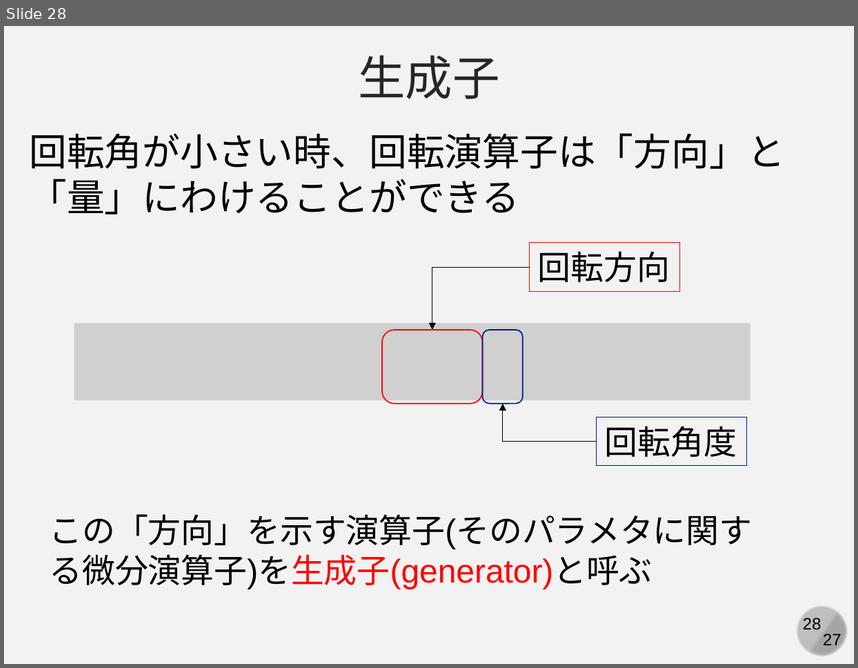
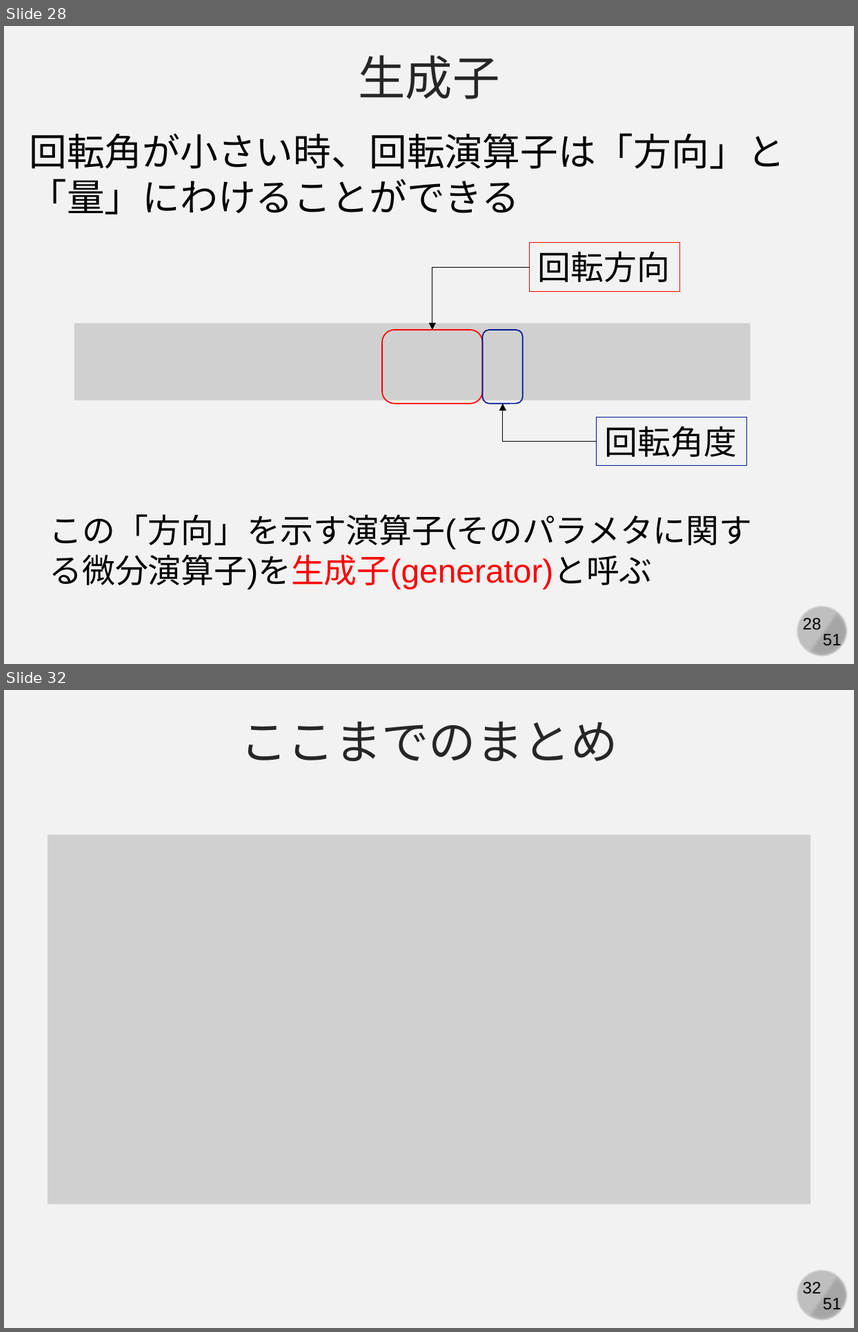
Before and after one commit to kaityo256/classical_mechanics, a slide deck: poisson/fig/slide.pptx. Shown one above the other, each under a label of ours: slide 28 before the commit, slides 28 and 32 after it; the slides between them are not shown. The pictures are 858x668 and 858x1332 pixels, drawn with LibreOffice and Linux fonts; fonts in the diff are those of the drawing; grey boxes stand for pictures. Boxes give left, top, right and bottom in pixels: in the first picture for what was removed or moved away, otherwise in the second. Text is boxed around its words. In the diff, an @@ line names an element or a change of style, - is before the commit and + after.

```diff
--- a/poisson/fig/slide.pptx
+++ b/poisson/fig/slide.pptx
@@ slide 32 added at [4,690,854,1328], background #F2F2F2; not listed: 4 template elements that a slide beside it also shows @@
@@ text added at [240,721,617,761], 40 pt, text #262626 @@
+ここまでのまとめ
@@ picture added at [47,834,811,1203] @@
@@ slide 28 changed as well @@
@@ text at [823,633,842,649]: text changed @@
-27
+51
```
Also in this commit, not shown: 27 other slides changed, 22 other slides added, 1 other file.
